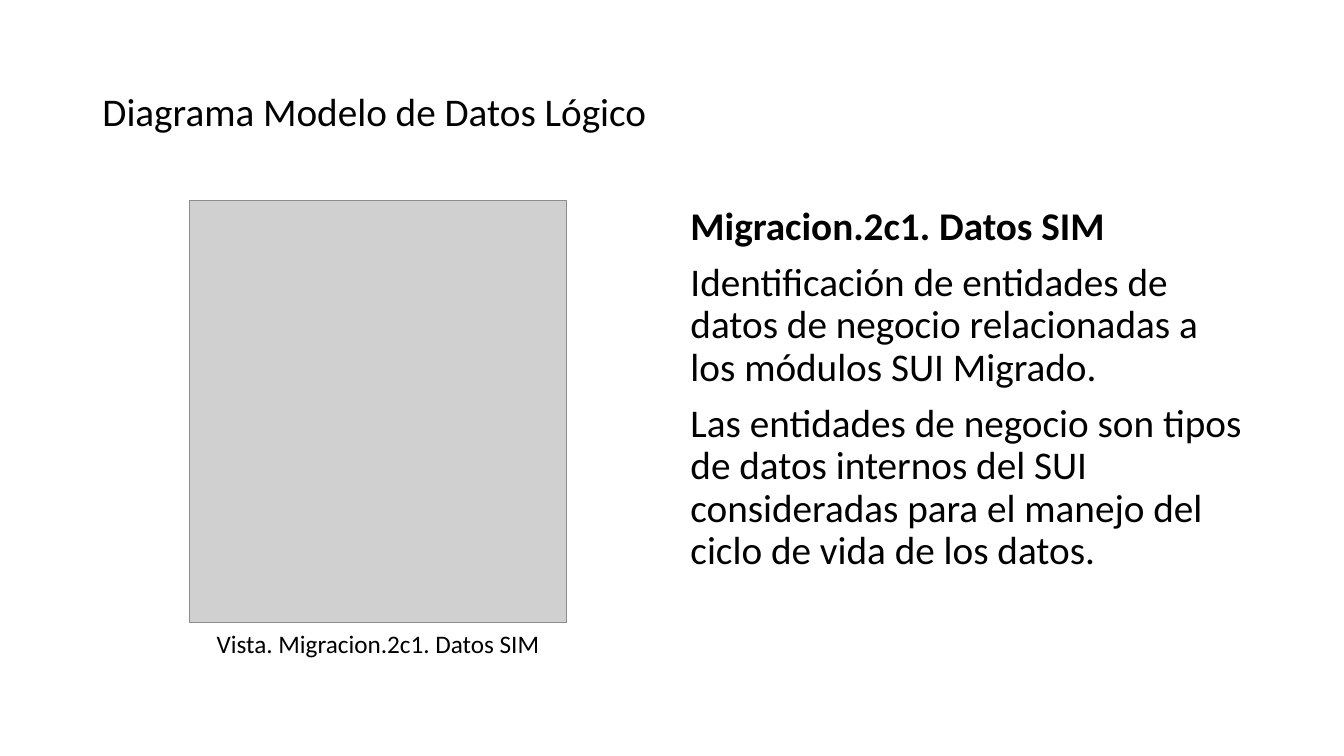
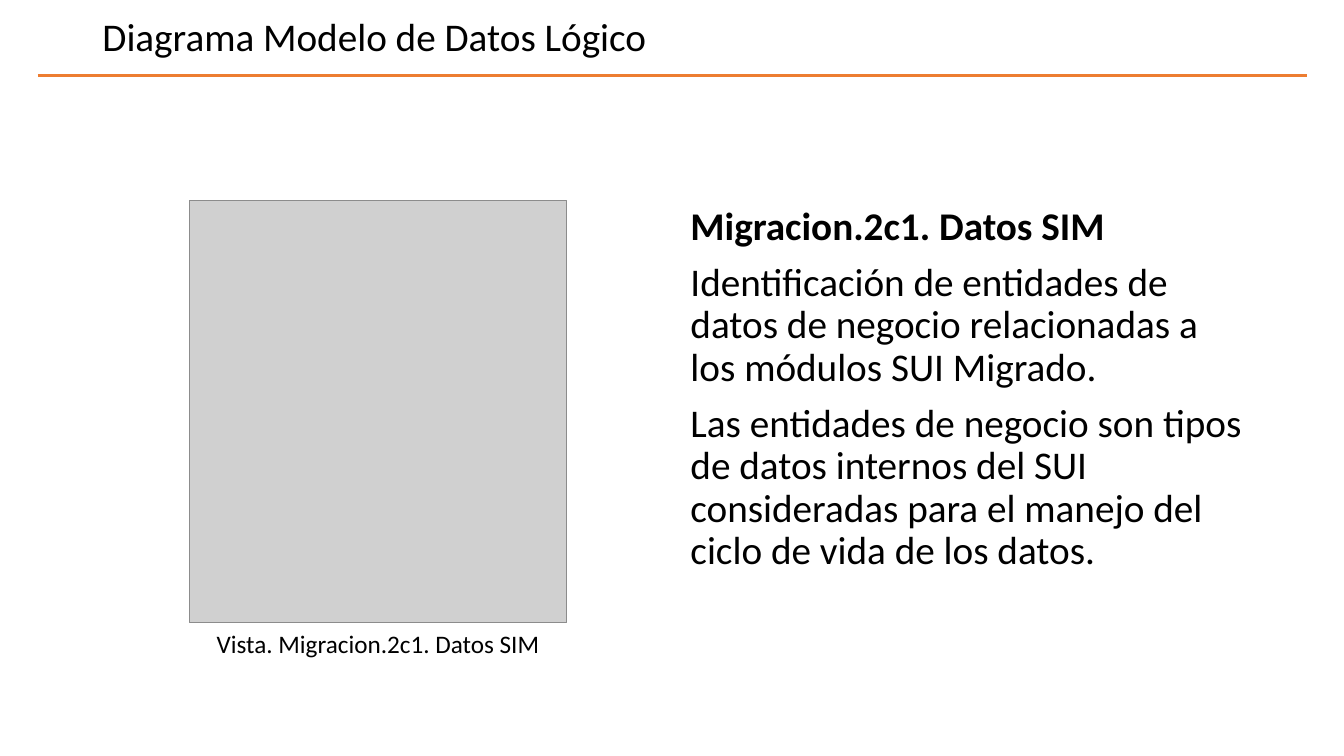
Before and after one commit to hwong23/pgn-078, a slide deck: slide 15 of content/pptxoutpt.pptx. Drawn at 1344x756 pixels with LibreOffice and Linux fonts; fonts in the diff are those of the drawing; grey boxes stand for pictures; background and template pictures are left out. Boxes give left, top, right and bottom in pixels: in the first picture for what was removed or moved away, otherwise in the second. Text is boxed around its words. In the diff, an @@ line names an element or a change of style, - is before the commit and + after.

```diff
--- a/content/pptxoutpt.pptx
+++ b/content/pptxoutpt.pptx
@@ title "Diagrama Modelo de Datos Lógico": place and size @@
-title "Diagrama Modelo de Datos Lógico" at bbox=[102, 98, 646, 133]
+title "Diagrama Modelo de Datos Lógico" at bbox=[102, 23, 646, 58]
@@ line added from (38, 76) to (1308, 76), #ED7D31 2.25 pt @@
```
Also in this commit, not shown: 14 other slides changed, 2 other files.
